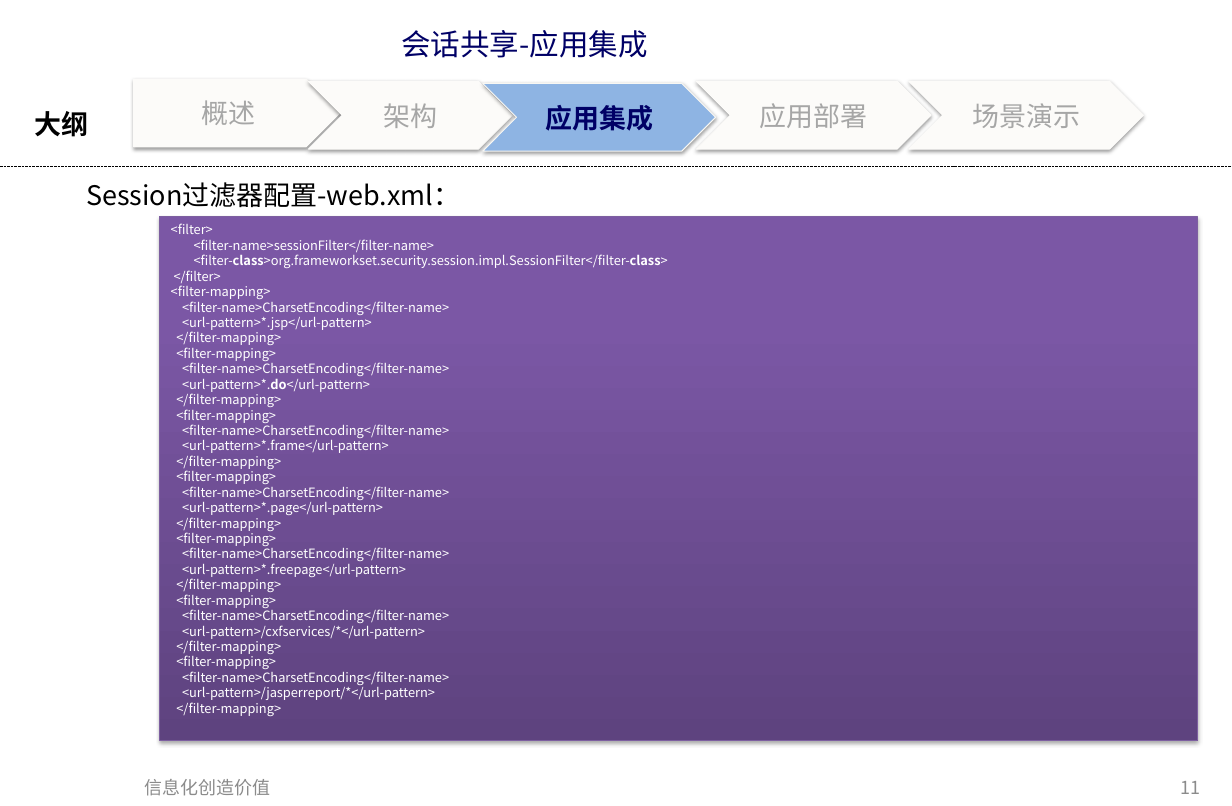
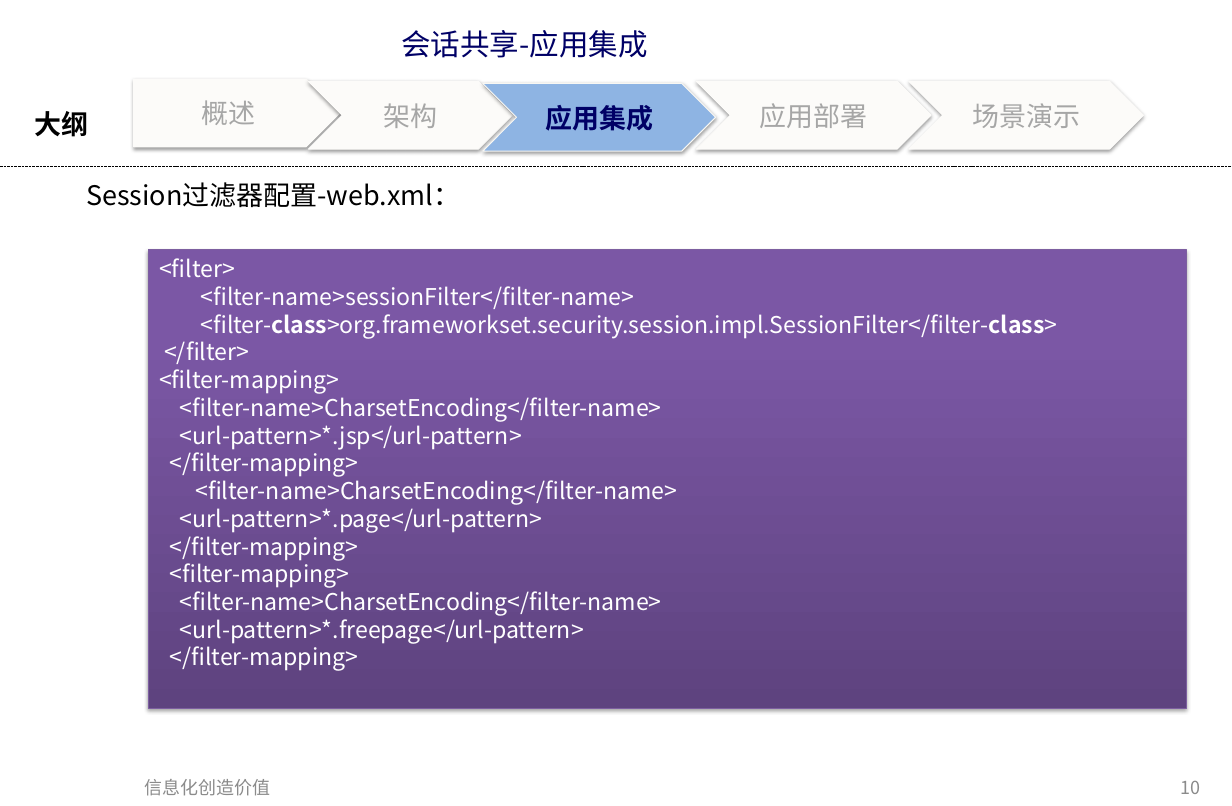
Before and after one commit to bbossgroups/bboss-document, a slide deck: slide 10 of 文档/bboss会话共享介绍.pptx (slide 11 before the commit). Drawn at 1232x806 pixels with LibreOffice and Linux fonts; fonts in the diff are those of the drawing. Boxes give left, top, right and bottom in pixels: in the first picture for what was removed or moved away, otherwise in the second. Text is boxed around its words. In the diff, an @@ line names an element or a change of style, - is before the commit and + after.

Commit message:
完善会话共享文档

```diff
--- a/文档/bboss会话共享介绍.pptx
+++ b/文档/bboss会话共享介绍.pptx
@@ rectangle "<filter>": place and size @@
-rectangle "<filter>" at box(160, 217, 1198, 741)
+rectangle "<filter>" at box(149, 250, 1187, 708)
@@ rectangle "<filter>" at box(149, 250, 1187, 708): size 10 to 18 pt @@
@@ text in rectangle at box(176, 344, 449, 484): paragraphs removed @@
-<filter-mapping>
-<filter-name>CharsetEncoding</filter-name>
-<url-pattern>*.do</url-pattern>
-</filter-mapping>
-<filter-mapping>
-<filter-name>CharsetEncoding</filter-name>
-<url-pattern>*.frame</url-pattern>
-</filter-mapping>
-<filter-mapping>
@@ text in rectangle at box(176, 591, 449, 716): paragraphs removed @@
-<filter-mapping>
-<filter-name>CharsetEncoding</filter-name>
-<url-pattern>/cxfservices/*</url-pattern>
-</filter-mapping>
-<filter-mapping>
-<filter-name>CharsetEncoding</filter-name>
-<url-pattern>/jasperreport/*</url-pattern>
-</filter-mapping>
@@ page number at box(1181, 781, 1201, 794): text changed @@
-11
+10
```
Also in this commit, not shown: 3 other slides changed.
